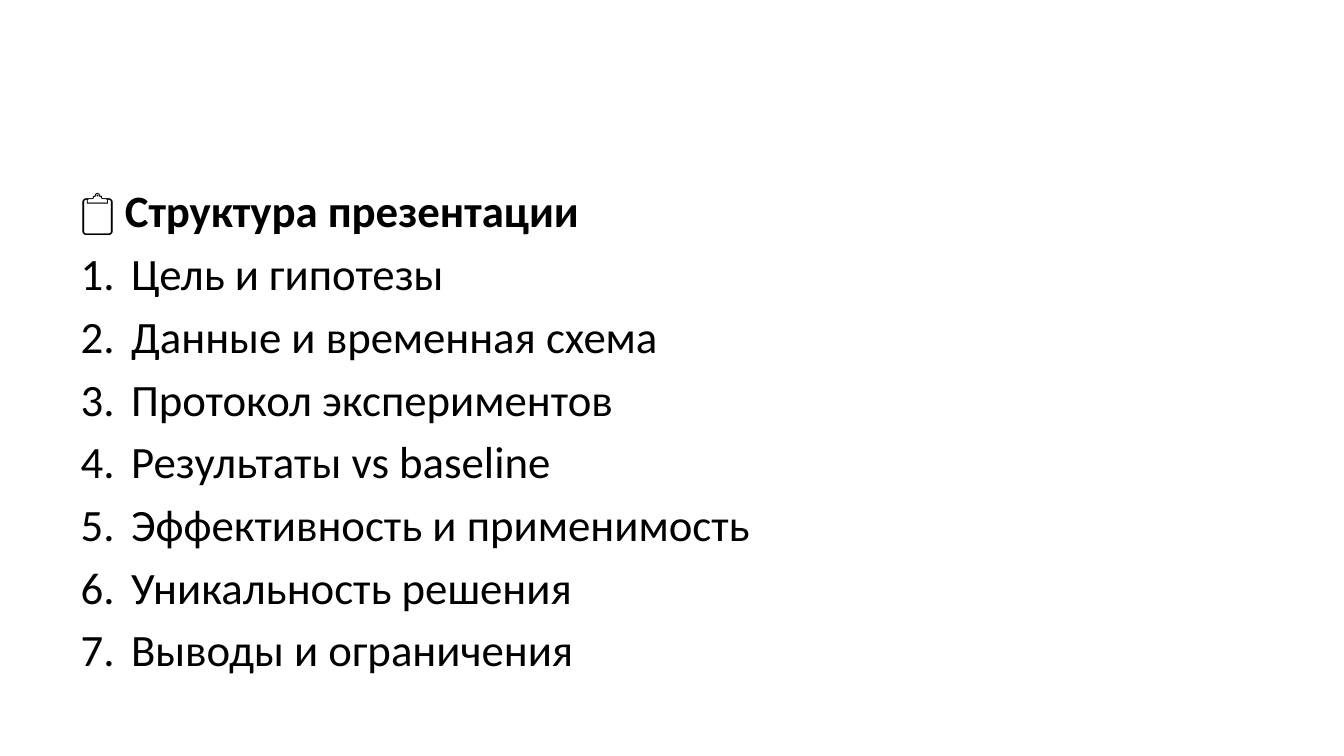
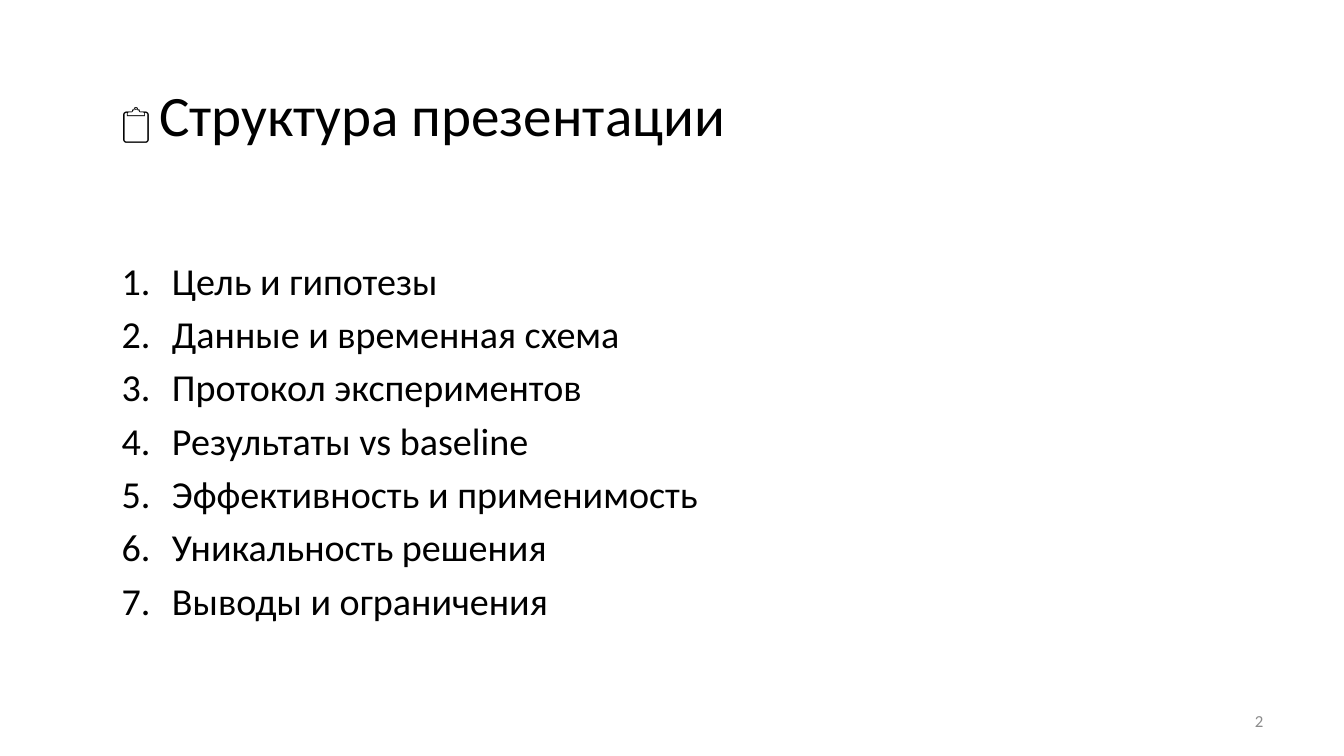
Before and after one commit to sokanaid/finnam-forecast-pulsetech, a slide deck: slide 2 of PITCH_PRESENTATION.pptx. Drawn at 1344x756 pixels with LibreOffice and Linux fonts; fonts in the diff are those of the drawing. Boxes give left, top, right and bottom in pixels: in the first picture for what was removed or moved away, otherwise in the second. Text is boxed around its words. In the diff, an @@ line names an element or a change of style, - is before the commit and + after.

Commit message:
Final updates: clean up presentation formatting

```diff
--- a/PITCH_PRESENTATION.pptx
+++ b/PITCH_PRESENTATION.pptx
@@ text "📋 Структура презентации": place and size @@
-text "📋 Структура презентации" at [125,197,750,674]
+text "📋 Структура презентации" at [159,99,725,622]
@@ text "📋 Структура презентации" at [159,99,725,622]: size 24 to 20.4 pt in "📋", "Цель и гипотезы", "Данные и временная схема", "Протокол экспериментов" and 4 more places; size 24 to 30.6 pt, bold off in "Структура презентации" @@
@@ page number added at [1255,716,1264,727], 9 pt, text #8C8C8C @@
+2
```
Also in this commit, not shown: 8 other slides changed, 4 slides added, 8 slides removed, 1 other file.
